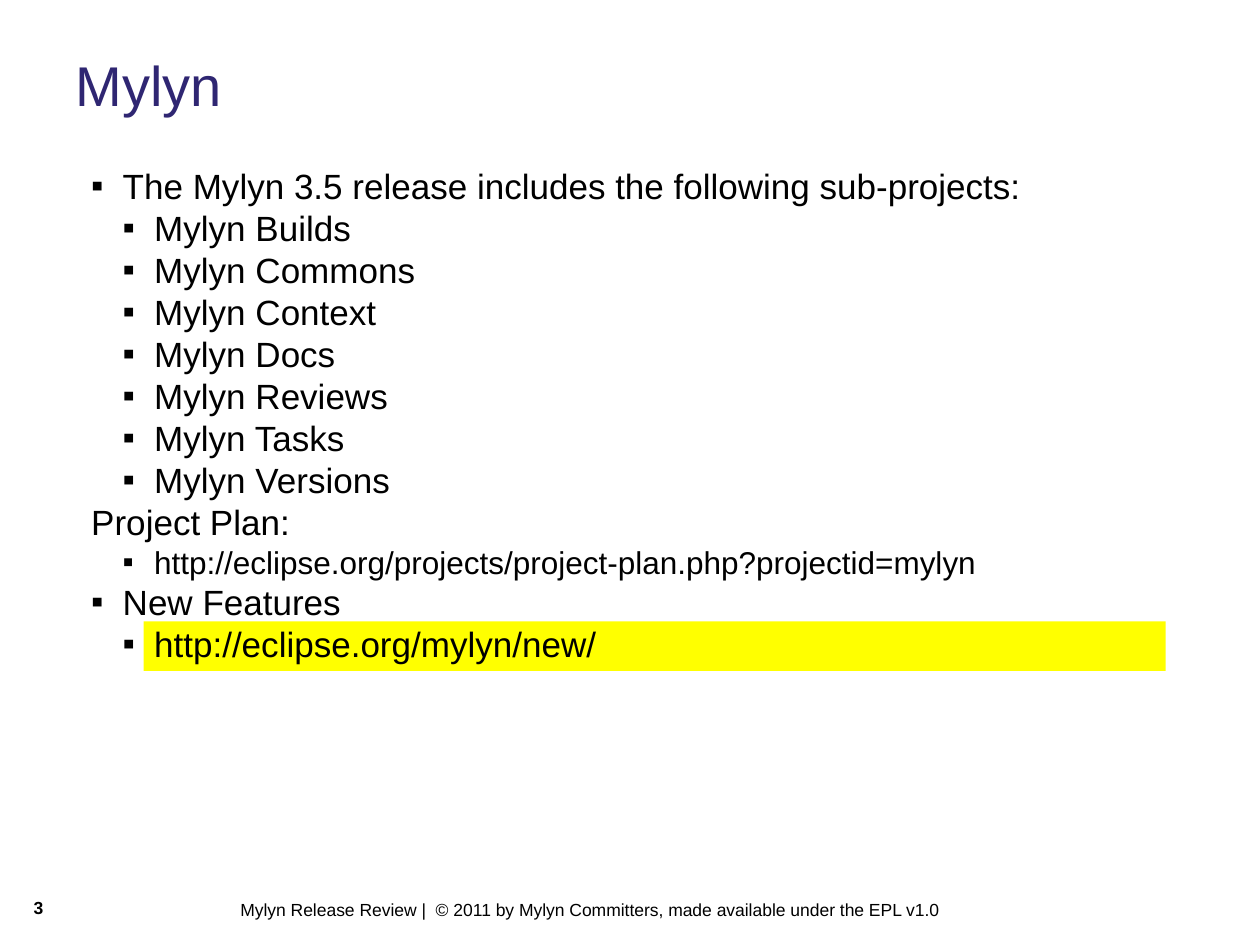
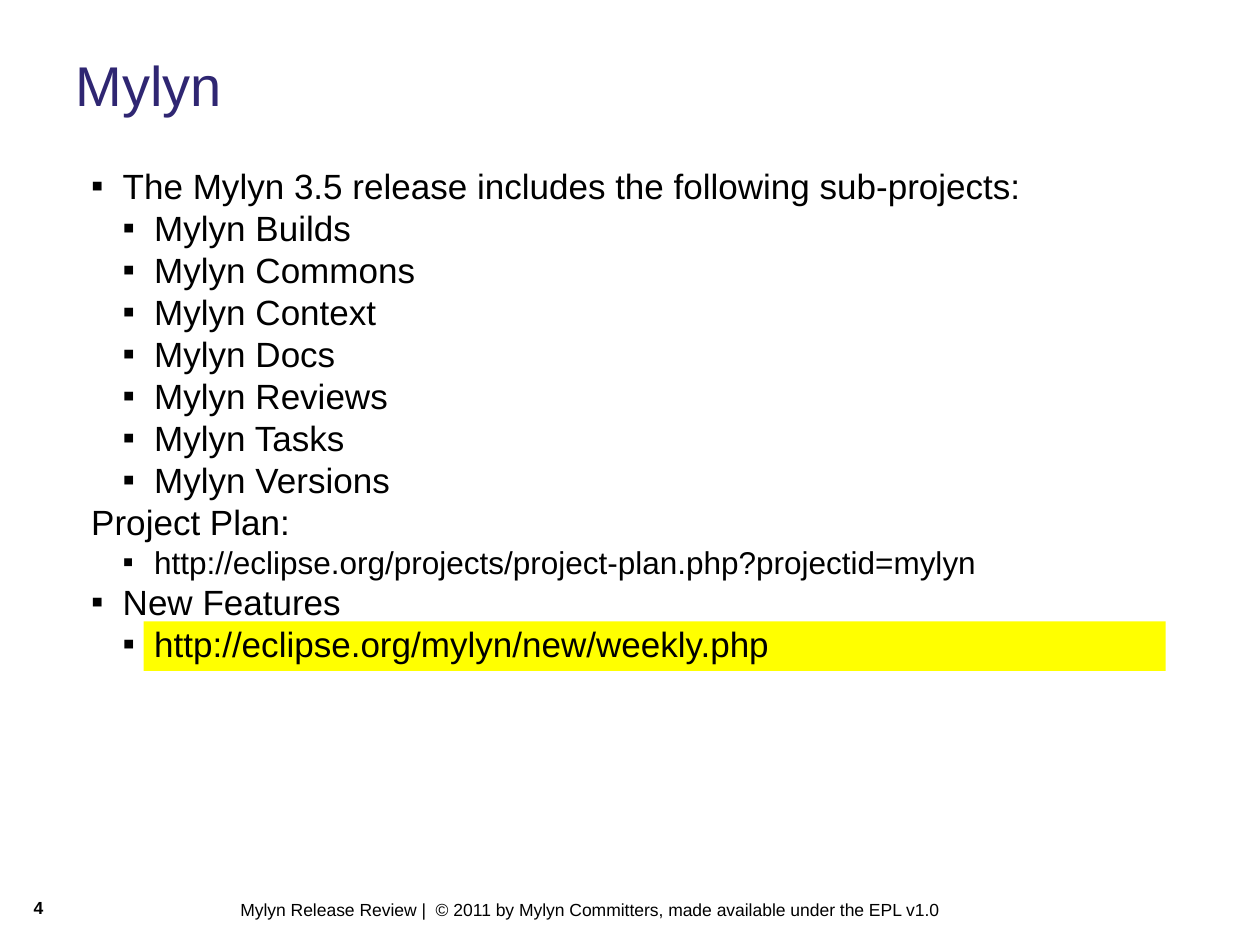
Before and after one commit to eclipse-mylyn/mylyn-website, a slide deck: slide 4 of publications/2011-03-mylyn-3.5-release-review.ppt (slide 3 before the commit). Drawn at 1260x945 pixels with LibreOffice and Linux fonts; fonts in the diff are those of the drawing; background and template pictures are left out. Boxes give left, top, right and bottom in pixels: in the first picture for what was removed or moved away, otherwise in the second. Text is boxed around its words. In the diff, an @@ line names an element or a change of style, - is before the commit and + after.

Commit message:
NEW - bug 317648: [release] plan Mylyn 3.5 release https://bugs.eclipse.org/bugs/show_bug.cgi?id=317648

```diff
--- a/publications/2011-03-mylyn-3.5-release-review.ppt
+++ b/publications/2011-03-mylyn-3.5-release-review.ppt
@@ text at (x1=154, y1=631, x2=768, y2=664): text changed @@
-  ▪ http://eclipse.org/mylyn/new/
+  ▪ http://eclipse.org/mylyn/new/weekly.php
@@ page number at (x1=34, y1=902, x2=44, y2=914): text changed @@
-3
+4
```
Also in this commit, not shown: 2 other slides changed, 1 slide added, 2 other files.
